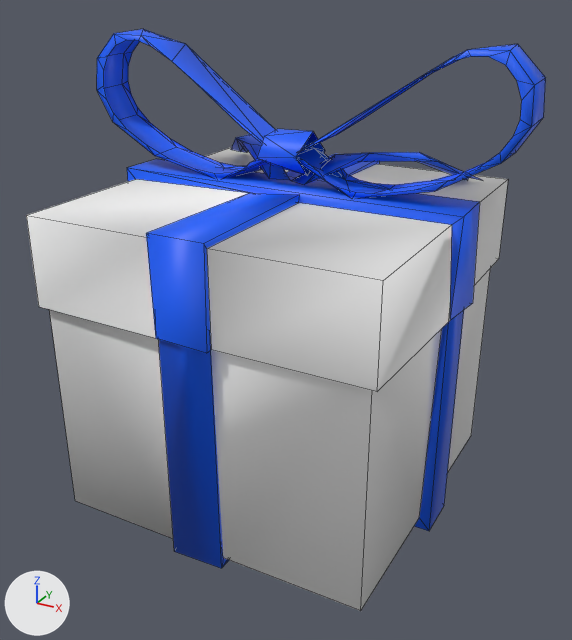
Renders of the FBX model Contents/mods/The Christmas Miracle/media/models_X/WorldStaticModel/WorldItem_CM_LargePresent.fbx from each side of a commit.
One viewpoint serves both versions: a 50 mm lens placed at (0.00545, -0.00993, 0.00767), pointed at (0.00011, -0.00022, 0.00281). The lights are fixed; the arrows at lower left show +X, +Y and +Z. Mesh edges are drawn as thin lines.
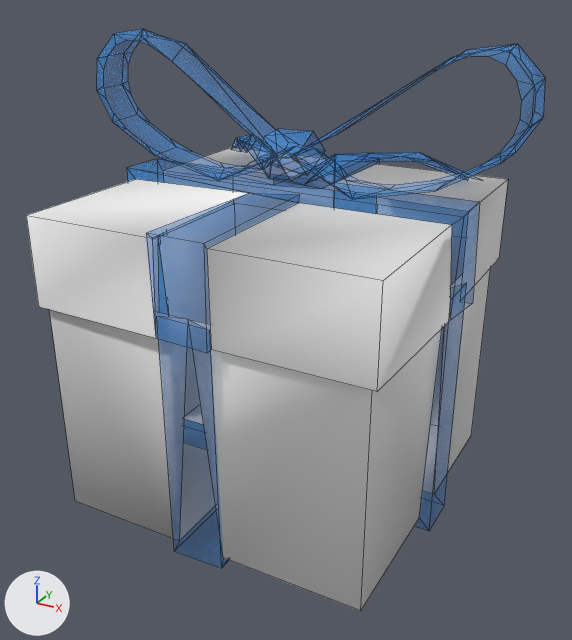
The newer file is also rescaled (x0.241) as a whole; pictures and numbers use the older file's frame.

Boxes (x1, y1, x2, y2) around the edits, measured in the pictures (572 x 640 px):
'Cube.002', surface changed, recoloured
    both: (97, 29, 546, 568)

Diff of the bpy script that builds the scene:
```diff
--- a/Contents/mods/The Christmas Miracle/media/models_X/WorldStaticModel/WorldItem_CM_LargePresent.fbx.py
+++ b/Contents/mods/The Christmas Miracle/media/models_X/WorldStaticModel/WorldItem_CM_LargePresent.fbx.py
@@ img_present_png @@
-img_present_png = load_image('Present.png', '../../textures/Items/Present.png', 64, 64, 'sRGB')
+img_present_png = load_image('Present.png', '../../textures/Items/Present.png', 64, 64, 'Non-Color')
@@ mat_material_003 @@
+mat_material_003 = bpy.data.materials.new('Material.003')
+# uses the picture img_present_png
@@ me_cube_002 @@
 me_cube_002.from_pydata(...)  # 250 vertices, 246 faces; spans x -0.00339..0.00338, y -0.00269..0.00266, z -0.00016..0.00684
-me_cube_002.materials.append(mat_material)  # picture img_present_png
+me_cube_002.materials.append(mat_material_003)
```
